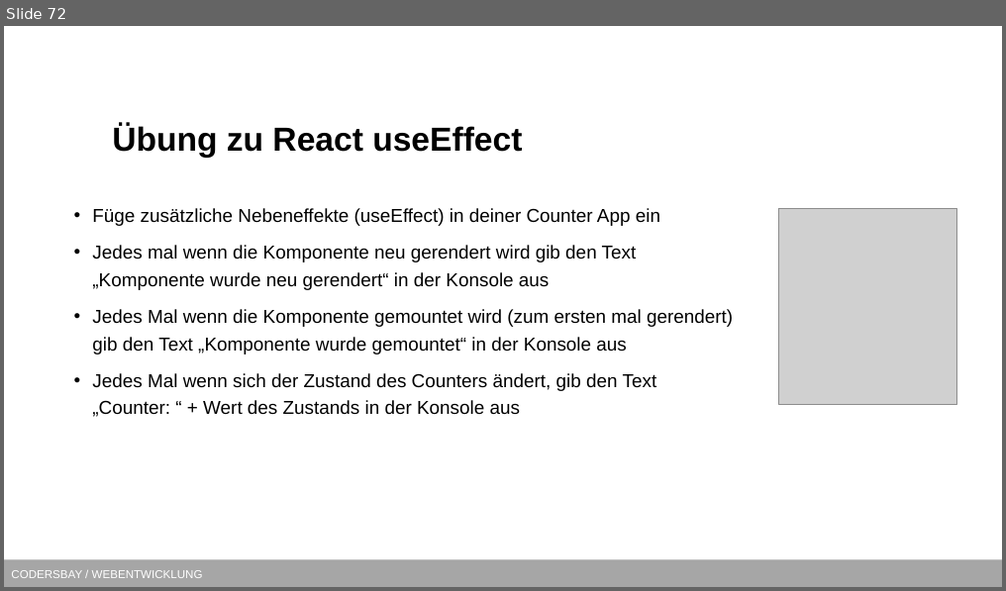
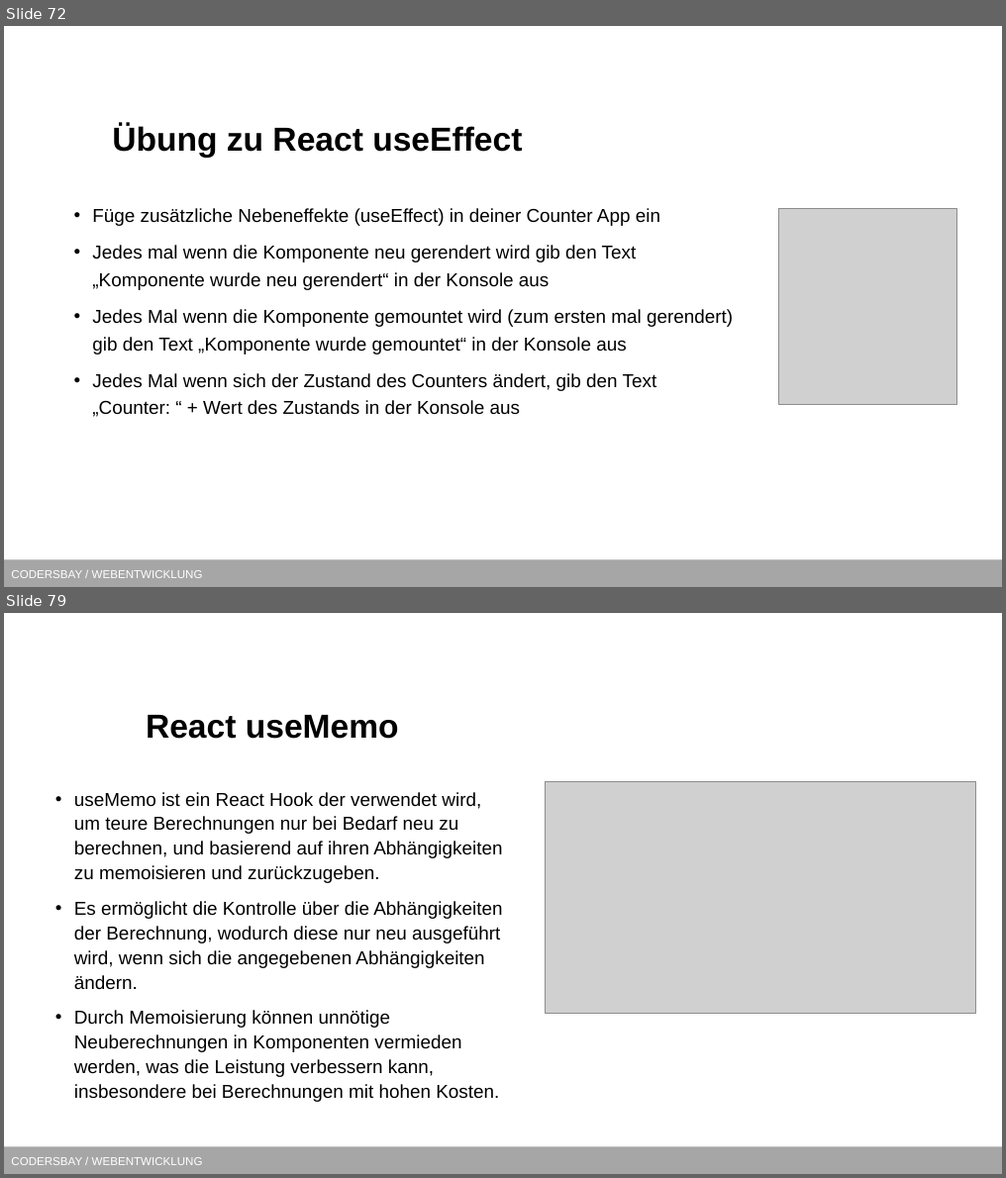
Before and after one commit to kodo89/Webentwicklung_23_24, a slide deck: 9. React/React.pptx. Shown one above the other, each under a label of ours: slide 72 before the commit, slides 72 and 79 after it; the slides between them are not shown. The pictures are 1006x591 and 1006x1178 pixels, drawn with LibreOffice and Linux fonts; fonts in the diff are those of the drawing; grey boxes stand for pictures; background and template pictures are left out. Boxes give left, top, right and bottom in pixels: in the first picture for what was removed or moved away, otherwise in the second. Text is boxed around its words. In the diff, an @@ line names an element or a change of style, - is before the commit and + after.

Commit message:
React Backend & Routing

```diff
--- a/9. React/React.pptx
+++ b/9. React/React.pptx
@@ slide 79 added at [4, 613, 1002, 1174], background #FFFFFF; not listed: 1 template element that a slide beside it also shows @@
@@ title added at [146, 715, 399, 739], 32 pt, text #000000, bold @@
+React useMemo
@@ picture added at [545, 781, 976, 1013] @@
@@ text added at [74, 792, 502, 1102], 18 pt, text #000000 @@
+• useMemo ist ein React Hook der verwendet wird, um teure Berechnungen nur bei Bedarf neu zu berechnen, und basierend auf ihren Abhängigkeiten zu memoisieren und zurückzugeben.
+• Es ermöglicht die Kontrolle über die Abhängigkeiten der Berechnung, wodurch diese nur neu ausgeführt wird, wenn sich die angegebenen Abhängigkeiten ändern.
+• Durch Memoisierung können unnötige Neuberechnungen in Komponenten vermieden werden, was die Leistung verbessern kann, insbesondere bei Berechnungen mit hohen Kosten.
```
Also in this commit, not shown: 4 slides changed, 24 other slides added, 12 other files.
